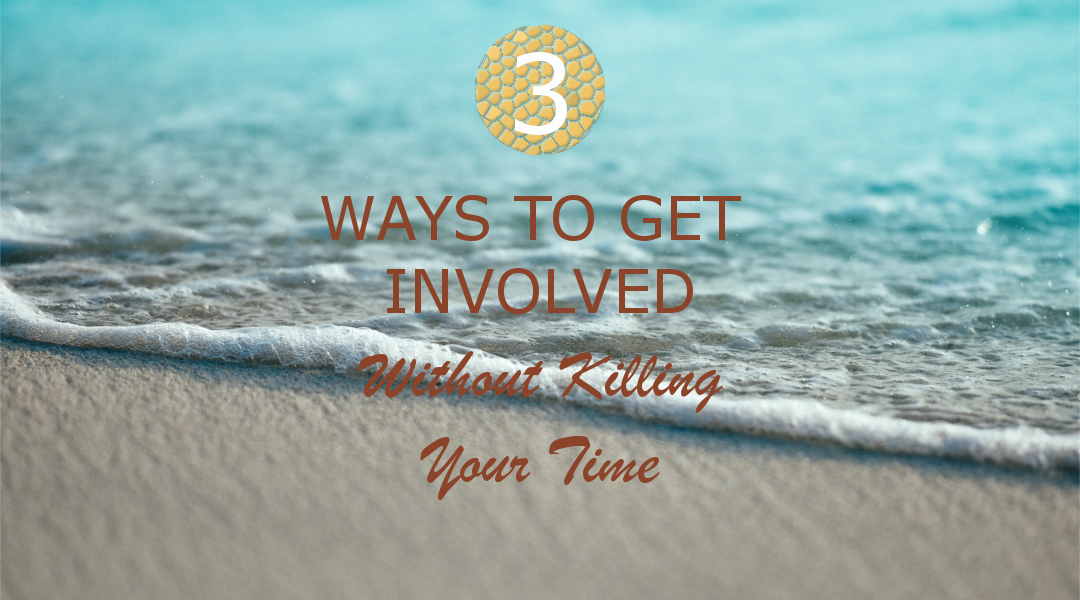
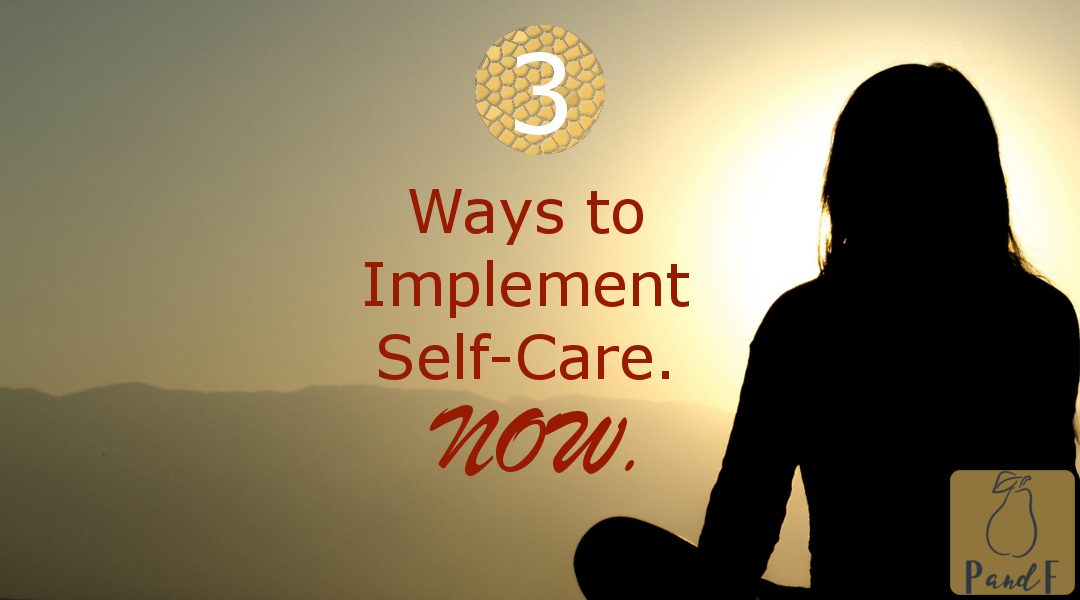
Layer changes from the first 1080 x 600 image to the second:
added layer "logo.png" above "3" over 950, 470, 1075, 595
renamed "Without Killing ..." to "NOW.", painted on it over 358, 351, 723, 501
renamed "WAYS TO GET ..." to "Ways to ...", painted on it over 321, 189, 741, 380
added layer "YEc7WB6ASDydBTw6GDlF_antalya-beach-lulu.jpg" above "image" over 0, 0, 1080, 600
